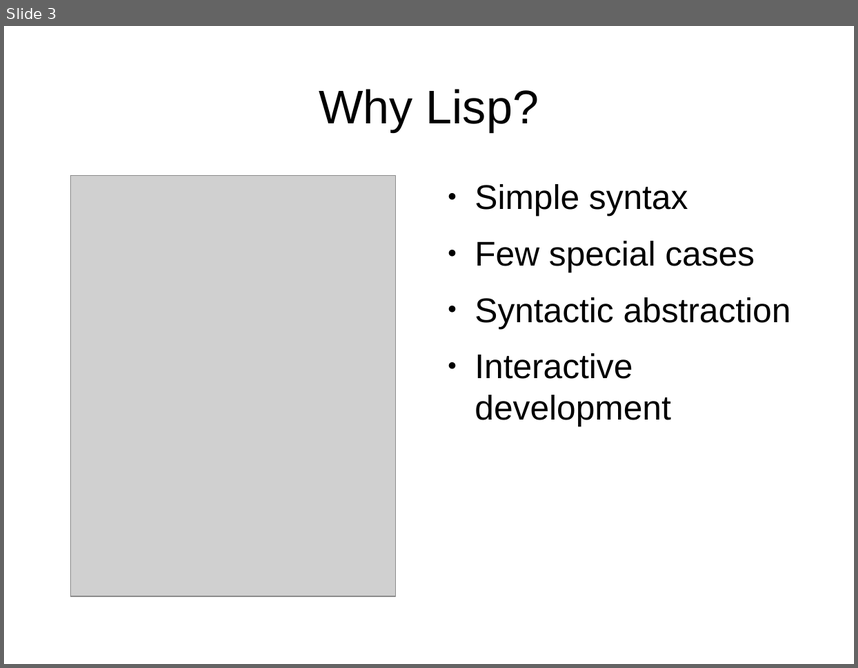
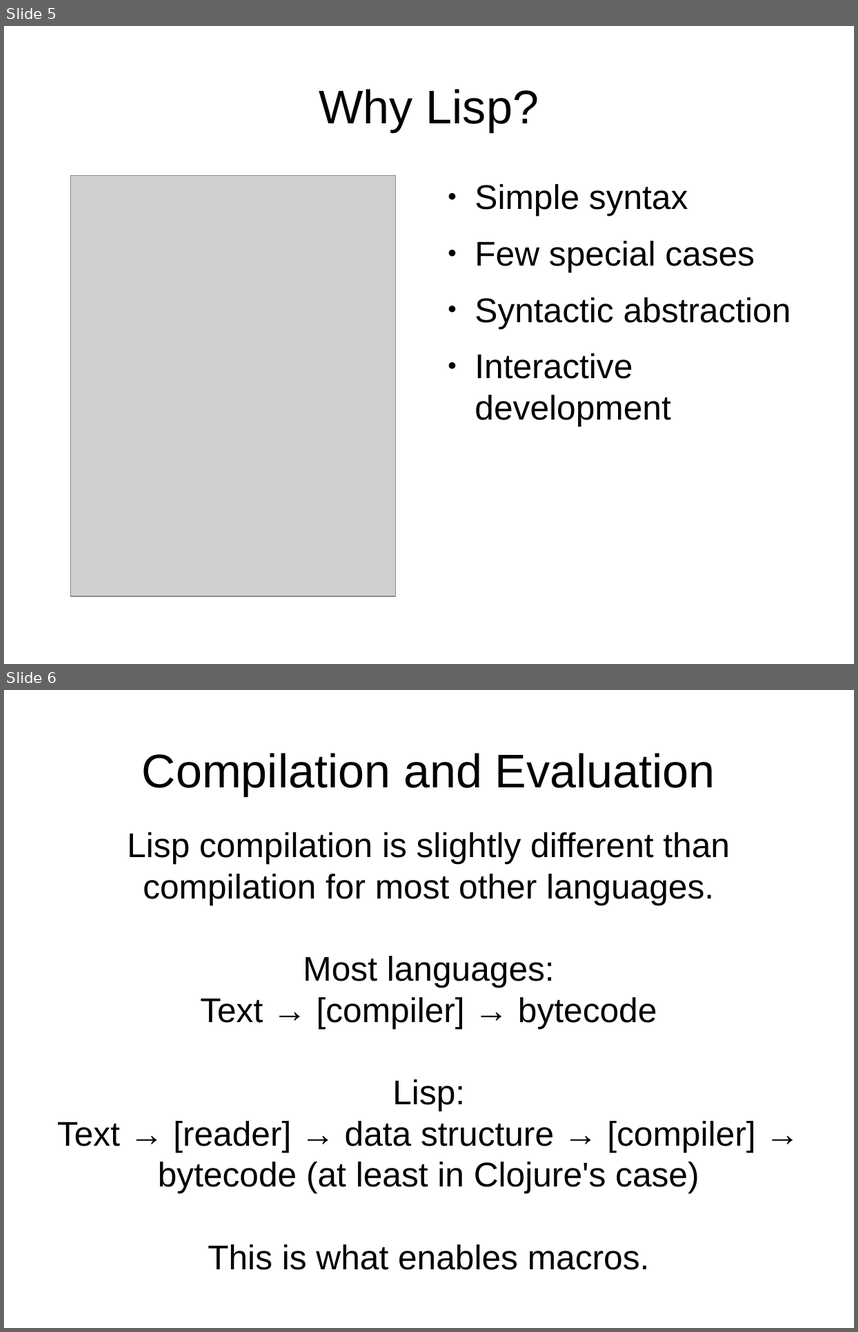
Before and after one commit to djwhitt/cposc2009, a slide deck: slides.odp. Shown one above the other, each under a label of ours: slide 3 before the commit, slides 5 and 6 after it. The pictures are 858x668 and 858x1332 pixels, drawn with LibreOffice and Linux fonts; fonts in the diff are those of the drawing; grey boxes stand for pictures. Boxes give left, top, right and bottom in pixels: in the first picture for what was removed or moved away, otherwise in the second. Text is boxed around its words. In the diff, an @@ line names an element or a change of style, - is before the commit and + after.

Commit message:
Adding a few slides

```diff
--- a/slides.odp
+++ b/slides.odp
@@ slide 6 added at [4, 690, 854, 1328], background #FFFFFF @@
@@ title added at [142, 753, 715, 796], 44 pt, text #000000 @@
+Compilation and Evaluation
@@ subtitle added at [57, 832, 755, 1270], 32 pt, text #000000 @@
+Lisp compilation is slightly different than compilation for most other languages.
+Most languages:
+Text → [compiler] → bytecode
+Lisp:
+Text → [reader] → data structure → [compiler] → bytecode (at least in Clojure's case)
+This is what enables macros.
@@ what was slide 3 is now slide 5 @@
```
Also in this commit, not shown: 4 other slides added, 1 slide removed.
